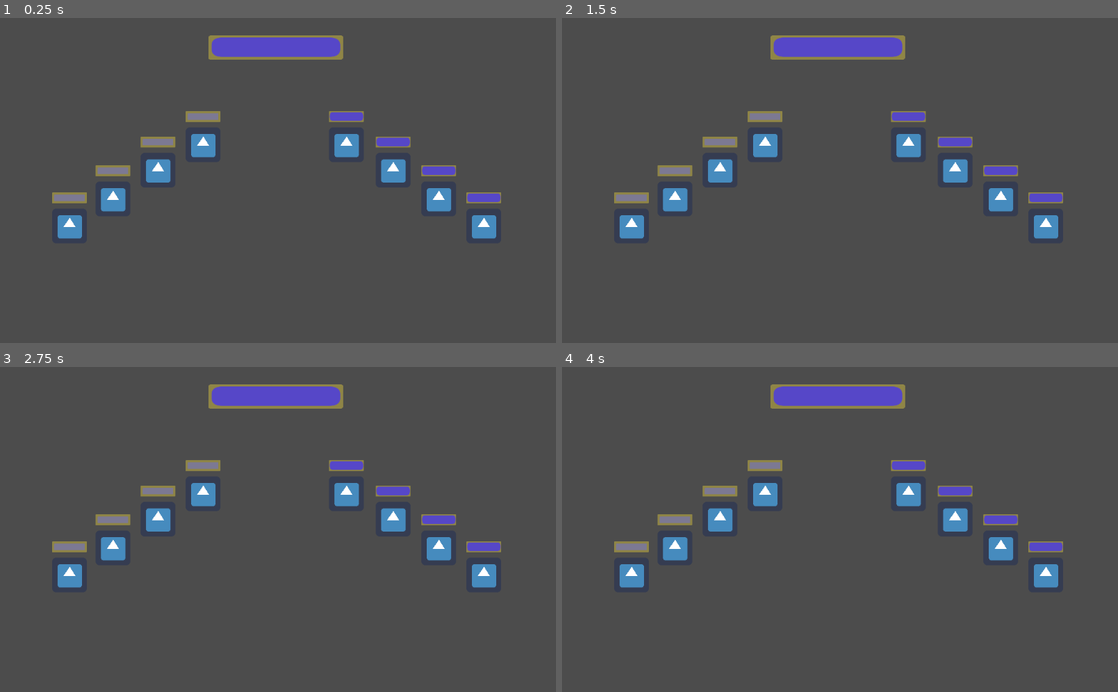
Above: before the commit, frames 1-4 (two rows, left to right).
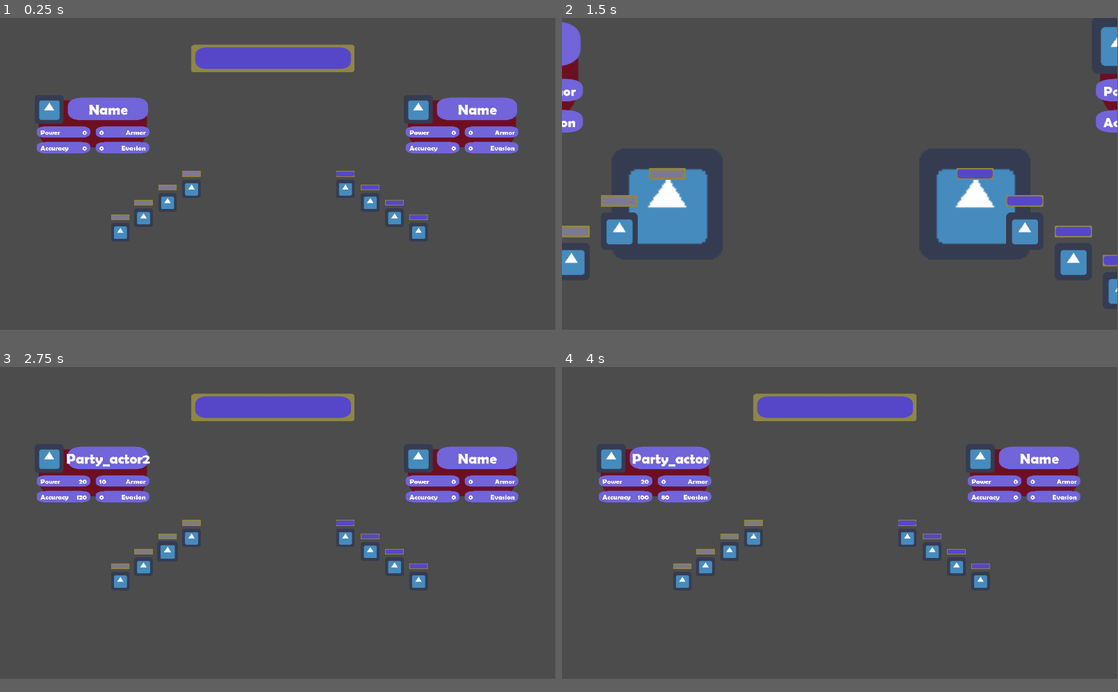
Above: after the commit, the same moments.

Repository: Dragojent/GoGodotJamProj
Game: Godot game, scene res://Scenes/Battle.tscn
Same seed, same stepped clock (60 frames per second), same inputs: the game is played once before the commit and once after it. The engine's default icon, where the game draws it, is replaced by a stand-in: a white triangle on a blue panel in a dark square.
Inputs (mouse positions are in pixels of both pictures, inside the frame that each line leads up to):
- Up to frame 1 (0.25 s): no input
- Up to frame 2 (1.5 s): tap Enter at 0.5 s; move the mouse to (767, 144) at 0.52 s; hold Space (end_turn) 0.53-1.28 s; click (767, 144) at 0.67 s; move the mouse to (717, 170) at 1.27 s; tap Space (end_turn) at 1.35 s; click (717, 170) at 1.42 s
- Up to frame 3 (2.75 s): tap Enter at 2 s; move the mouse to (66, 575) at 2.02 s; hold Space (end_turn) from 2.03 s (still down); click (66, 575) at 2.17 s
- Up to frame 4 (4 s): move the mouse to (673, 549) at 2.77 s; release Space (end_turn) at 2.78 s; tap Space (end_turn) at 2.85 s; click (673, 549) at 2.92 s; tap Enter at 3.5 s; move the mouse to (956, 519) at 3.52 s; hold Space (end_turn) from 3.53 s (still down); click (956, 519) at 3.67 s
In our replay, the window is 800x468 before the commit and 799x449 after it. These sizes can differ from the game's own. Grey fills any space a smaller window leaves; there, only what the larger window draws over its background counts as a difference.

The runs differ from the first frame. In frame 1, 14% of the frame differs, in the area x 6-94%, y 5-68%; in frame 2, 14%; in frame 3, 14%; in frame 4, 14%.

Commit message:
something idc

Diff:
--- a/Scenes/Actor.tscn
+++ b/Scenes/Actor.tscn
@@ -15,7 +15,7 @@
 accuracy = 0
 
 [sub_resource type="RectangleShape2D" id=2]
-extents = Vector2( 48, 48 )
+extents = Vector2( 40, 40 )
 
 [node name="Actor" type="Node2D"]
 script = ExtResource( 6 )
--- /dev/null
+++ b/Scenes/Actor_info.tscn
@@ -0,0 +1,265 @@
+[gd_scene load_steps=8 format=2]
+
+[ext_resource path="res://Assets/MP_bg.png" type="Texture" id=1]
+[ext_resource path="res://icon.png" type="Texture" id=2]
+[ext_resource path="res://Assets/BRLNSDB.TTF" type="DynamicFontData" id=3]
+[ext_resource path="res://Scripts/Actor_info.gd" type="Script" id=4]
+
+[sub_resource type="DynamicFont" id=1]
+size = 24
+font_data = ExtResource( 3 )
+
+[sub_resource type="Theme" id=2]
+default_font = SubResource( 1 )
+
+[sub_resource type="DynamicFont" id=3]
+size = 50
+font_data = ExtResource( 3 )
+
+[node name="Actor_info" type="MarginContainer"]
+anchor_right = 1.0
+anchor_bottom = 1.0
+margin_right = -620.0
+margin_bottom = -392.0
+rect_min_size = Vector2( 300, 200 )
+theme = SubResource( 2 )
+script = ExtResource( 4 )
+__meta__ = {
+"_edit_use_anchors_": false
+}
+
+[node name="NinePatchRect" type="NinePatchRect" parent="."]
+modulate = Color( 0.952941, 0.156863, 0.156863, 1 )
+margin_right = 404.0
+margin_bottom = 208.0
+texture = ExtResource( 1 )
+
+[node name="Rows" type="VBoxContainer" parent="."]
+margin_right = 404.0
+margin_bottom = 208.0
+
+[node name="HBoxContainer" type="HBoxContainer" parent="Rows"]
+margin_right = 404.0
+margin_bottom = 100.0
+rect_min_size = Vector2( 200, 100 )
+
+[node name="Icon" type="MarginContainer" parent="Rows/HBoxContainer"]
+margin_right = 100.0
+margin_bottom = 100.0
+rect_min_size = Vector2( 100, 100 )
+
+[node name="NinePatchRect" type="NinePatchRect" parent="Rows/HBoxContainer/Icon"]
+margin_right = 100.0
+margin_bottom = 100.0
+texture = ExtResource( 2 )
+
+[node name="Name" type="MarginContainer" parent="Rows/HBoxContainer"]
+margin_left = 104.0
+margin_right = 404.0
+margin_bottom = 100.0
+rect_min_size = Vector2( 300, 100 )
+
+[node name="NinePatchRect" type="NinePatchRect" parent="Rows/HBoxContainer/Name"]
+margin_right = 300.0
+margin_bottom = 100.0
+rect_min_size = Vector2( 100, 50 )
+texture = ExtResource( 1 )
+
+[node name="Label" type="Label" parent="Rows/HBoxContainer/Name/NinePatchRect"]
+anchor_left = 0.5
+anchor_top = 0.5
+anchor_right = 0.5
+anchor_bottom = 0.5
+margin_left = -20.0
+margin_top = -7.0
+margin_right = 20.0
+margin_bottom = 7.0
+grow_horizontal = 2
+grow_vertical = 2
+custom_fonts/font = SubResource( 3 )
+text = "Name"
+__meta__ = {
+"_edit_use_anchors_": false
+}
+
+[node name="PA" type="HBoxContainer" parent="Rows"]
+margin_top = 104.0
+margin_right = 404.0
+margin_bottom = 154.0
+rect_min_size = Vector2( 0, 50 )
+
+[node name="Power" type="MarginContainer" parent="Rows/PA"]
+margin_right = 200.0
+margin_bottom = 50.0
+rect_min_size = Vector2( 200, 0 )
+
+[node name="NinePatchRect" type="NinePatchRect" parent="Rows/PA/Power"]
+margin_right = 200.0
+margin_bottom = 50.0
+texture = ExtResource( 1 )
+
+[node name="Value" type="Label" parent="Rows/PA/Power/NinePatchRect"]
+anchor_left = 1.0
+anchor_top = 0.5
+anchor_right = 1.0
+anchor_bottom = 0.5
+margin_left = -40.0
+margin_top = -7.0
+margin_right = -20.0
+margin_bottom = 7.0
+grow_horizontal = 0
+grow_vertical = 2
+text = "0"
+align = 2
+valign = 1
+__meta__ = {
+"_edit_use_anchors_": false
+}
+
+[node name="Name" type="Label" parent="Rows/PA/Power/NinePatchRect"]
+anchor_top = 0.5
+anchor_bottom = 0.5
+margin_left = 20.0
+margin_top = -7.0
+margin_right = 40.0
+margin_bottom = 7.0
+grow_vertical = 2
+text = "Power"
+valign = 1
+__meta__ = {
+"_edit_use_anchors_": false
+}
+
+[node name="Armor" type="MarginContainer" parent="Rows/PA"]
+margin_left = 204.0
+margin_right = 404.0
+margin_bottom = 50.0
+rect_min_size = Vector2( 200, 0 )
+
+[node name="NinePatchRect" type="NinePatchRect" parent="Rows/PA/Armor"]
+margin_right = 200.0
+margin_bottom = 50.0
+texture = ExtResource( 1 )
+
+[node name="Value" type="Label" parent="Rows/PA/Armor/NinePatchRect"]
+anchor_top = 0.5
+anchor_bottom = 0.5
+margin_left = 20.0
+margin_top = -7.0
+margin_right = 40.0
+margin_bottom = 7.0
+grow_vertical = 2
+text = "0"
+valign = 1
+__meta__ = {
+"_edit_use_anchors_": false
+}
+
+[node name="Name" type="Label" parent="Rows/PA/Armor/NinePatchRect"]
+anchor_left = 1.0
+anchor_top = 0.5
+anchor_right = 1.0
+anchor_bottom = 0.5
+margin_left = -40.0
+margin_top = -7.0
+margin_right = -20.0
+margin_bottom = 7.0
+grow_horizontal = 0
+grow_vertical = 2
+text = "Armor"
+align = 2
+valign = 1
+__meta__ = {
+"_edit_use_anchors_": false
+}
+
+[node name="AE" type="HBoxContainer" parent="Rows"]
+margin_top = 158.0
+margin_right = 404.0
+margin_bottom = 208.0
+rect_min_size = Vector2( 0, 50 )
+
+[node name="Accuracy" type="MarginContainer" parent="Rows/AE"]
+margin_right = 200.0
+margin_bottom = 50.0
+rect_min_size = Vector2( 200, 0 )
+
+[node name="NinePatchRect" type="NinePatchRect" parent="Rows/AE/Accuracy"]
+margin_right = 200.0
+margin_bottom = 50.0
+texture = ExtResource( 1 )
+
+[node name="Value" type="Label" parent="Rows/AE/Accuracy/NinePatchRect"]
+anchor_left = 1.0
+anchor_top = 0.5
+anchor_right = 1.0
+anchor_bottom = 0.5
+margin_left = -40.0
+margin_top = -7.0
+margin_right = -20.0
+margin_bottom = 7.0
+grow_horizontal = 0
+grow_vertical = 2
+text = "0"
+align = 2
+valign = 1
+__meta__ = {
+"_edit_use_anchors_": false
+}
+
+[node name="Name" type="Label" parent="Rows/AE/Accuracy/NinePatchRect"]
+anchor_top = 0.5
+anchor_bottom = 0.5
+margin_left = 20.0
+margin_top = -7.0
+margin_right = 40.0
+margin_bottom = 7.0
+grow_vertical = 2
+text = "Accuracy"
+valign = 1
+__meta__ = {
+"_edit_use_anchors_": false
+}
+
+[node name="Evasion" type="MarginContainer" parent="Rows/AE"]
+margin_left = 204.0
+margin_right = 404.0
+margin_bottom = 50.0
+rect_min_size = Vector2( 200, 0 )
+
+[node name="NinePatchRect" type="NinePatchRect" parent="Rows/AE/Evasion"]
+margin_right = 200.0
+margin_bottom = 50.0
+texture = ExtResource( 1 )
+
+[node name="Value" type="Label" parent="Rows/AE/Evasion/NinePatchRect"]
+anchor_top = 0.5
+anchor_bottom = 0.5
+margin_left = 20.0
+margin_top = -7.0
+margin_right = 40.0
+margin_bottom = 7.0
+grow_vertical = 2
+text = "0"
+valign = 1
+__meta__ = {
+"_edit_use_anchors_": false
+}
+
+[node name="Name" type="Label" parent="Rows/AE/Evasion/NinePatchRect"]
+anchor_left = 1.0
+anchor_top = 0.5
+anchor_right = 1.0
+anchor_bottom = 0.5
+margin_left = -40.0
+margin_top = -7.0
+margin_right = -20.0
+margin_bottom = 7.0
+grow_horizontal = 0
+grow_vertical = 2
+text = "Evasion"
+align = 2
+valign = 1
+__meta__ = {
+"_edit_use_anchors_": false
+}
--- a/Scenes/Battle.tscn
+++ b/Scenes/Battle.tscn
@@ -10,6 +10,7 @@
 [ext_resource path="res://Scripts/Enemy_AI.gd" type="Script" id=8]
 [ext_resource path="res://Scenes/Enemy_stats.tscn" type="PackedScene" id=9]
 [ext_resource path="res://Scripts/Stats.gd" type="Script" id=10]
+[ext_resource path="res://Scenes/Actor_info.tscn" type="PackedScene" id=11]
 
 [sub_resource type="Resource" id=2]
 script = ExtResource( 10 )
@@ -86,21 +87,21 @@
 [node name="GUI" type="MarginContainer" parent="."]
 margin_left = 20.0
 margin_top = 20.0
-margin_right = 1000.0
-margin_bottom = 580.0
+margin_right = 1909.0
+margin_bottom = 1079.0
 mouse_filter = 2
 __meta__ = {
 "_edit_use_anchors_": false
 }
 
 [node name="HBoxContainer" type="HBoxContainer" parent="GUI"]
-margin_right = 980.0
-margin_bottom = 560.0
+margin_right = 1889.0
+margin_bottom = 1059.0
 mouse_filter = 2
 
 [node name="VBoxContainer" type="VBoxContainer" parent="GUI/HBoxContainer"]
 margin_right = 64.0
-margin_bottom = 560.0
+margin_bottom = 1059.0
 mouse_filter = 2
 
 [node name="Mana" type="MarginContainer" parent="GUI/HBoxContainer/VBoxContainer"]
@@ -119,10 +120,10 @@
 [node name="Amount" type="TextureProgress" parent="GUI/HBoxContainer/VBoxContainer/Mana/Background"]
 anchor_left = 0.5
 anchor_right = 0.5
-margin_left = 332.0
-margin_top = 12.0
-margin_right = 580.0
-margin_bottom = 57.0
+margin_left = 610.0
+margin_top = 73.0
+margin_right = 1174.0
+margin_bottom = 168.0
 mouse_filter = 2
 size_flags_horizontal = 15
 size_flags_vertical = 15
@@ -134,37 +135,63 @@
 }
 
 [node name="Action_list_container" type="NinePatchRect" parent="GUI"]
-margin_right = 980.0
-margin_bottom = 560.0
+margin_right = 1889.0
+margin_bottom = 1059.0
 
 [node name="Action_list" parent="GUI/Action_list_container" instance=ExtResource( 3 )]
 anchor_right = 0.0
 anchor_bottom = 0.0
+margin_left = 444.0
+margin_top = 811.0
+margin_right = 1376.0
+margin_bottom = 957.0
+
+[node name="Actor_info_container" type="NinePatchRect" parent="GUI"]
+margin_right = 1889.0
+margin_bottom = 1059.0
+
+[node name="Party_actor_info" parent="GUI/Actor_info_container" instance=ExtResource( 11 )]
+anchor_right = 0.0
+anchor_bottom = 0.0
 margin_left = 100.0
-margin_top = 440.0
-margin_right = 900.0
-margin_bottom = 540.0
+margin_top = 247.0
+margin_right = 504.0
+margin_bottom = 455.0
+
+[node name="Enemy_actor_info" parent="GUI/Actor_info_container" instance=ExtResource( 11 )]
+anchor_right = 0.0
+anchor_bottom = 0.0
+margin_left = 1376.0
+margin_top = 247.0
+margin_right = 1780.0
+margin_bottom = 455.0
 
 [node name="Actors" type="YSort" parent="."]
 
+[node name="Party_combat_position" type="Node2D" parent="Actors"]
+position = Vector2( 826, 560 )
+
+[node name="Enemy_combat_position" type="Node2D" parent="Actors"]
+position = Vector2( 1029, 560 )
+
 [node name="Party" type="YSort" parent="Actors"]
 
 [node name="Party_actor" parent="Actors/Party" instance=ExtResource( 1 )]
-position = Vector2( 342, 202 )
+position = Vector2( 630, 560 )
 stats = SubResource( 2 )
 actions = [ ExtResource( 6 ), ExtResource( 7 ) ]
 
 [node name="Party_actor2" parent="Actors/Party" instance=ExtResource( 1 )]
-position = Vector2( 259, 249 )
+position = Vector2( 547, 607 )
 stats = SubResource( 3 )
 actions = [ ExtResource( 6 ) ]
 
 [node name="Party_actor3" parent="Actors/Party" instance=ExtResource( 1 )]
-position = Vector2( 96, 352 )
+position = Vector2( 384, 710 )
 stats = SubResource( 4 )
 
 [node name="Party_actor4" parent="Actors/Party" instance=ExtResource( 1 )]
-position = Vector2( 176, 302 )
+position = Vector2( 464, 660 )
 stats = SubResource( 5 )
 actions = [ ExtResource( 7 ) ]
 
@@ -175,7 +202,7 @@
 [node name="Enemies" type="YSort" parent="Actors"]
 
 [node name="Actor" parent="Actors/Enemies" instance=ExtResource( 1 )]
-position = Vector2( 692, 249 )
+position = Vector2( 1248, 607 )
 stats = SubResource( 6 )
 team = 1
 actions = [ ExtResource( 6 ) ]
@@ -183,7 +210,7 @@
 [node name="Enemy_stats" parent="Actors/Enemies/Actor" instance=ExtResource( 9 )]
 
 [node name="Actor2" parent="Actors/Enemies" instance=ExtResource( 1 )]
-position = Vector2( 776, 302 )
+position = Vector2( 1332, 660 )
 stats = SubResource( 7 )
 team = 1
 actions = [ ExtResource( 6 ) ]
@@ -191,7 +218,7 @@
 [node name="Enemy_stats" parent="Actors/Enemies/Actor2" instance=ExtResource( 9 )]
 
 [node name="Actor3" parent="Actors/Enemies" instance=ExtResource( 1 )]
-position = Vector2( 859, 352 )
+position = Vector2( 1415, 710 )
 stats = SubResource( 8 )
 team = 1
 actions = [ ExtResource( 6 ) ]
@@ -199,9 +226,15 @@
 [node name="Enemy_stats" parent="Actors/Enemies/Actor3" instance=ExtResource( 9 )]
 
 [node name="Actor4" parent="Actors/Enemies" instance=ExtResource( 1 )]
-position = Vector2( 606, 202 )
+position = Vector2( 1162, 560 )
 stats = SubResource( 9 )
 team = 1
 actions = [ ExtResource( 6 ) ]
 
 [node name="Enemy_stats" parent="Actors/Enemies/Actor4" instance=ExtResource( 9 )]
+
+[node name="Camera2D" type="Camera2D" parent="."]
+offset = Vector2( 960, 540 )
+current = true
+
+[node name="Tween" type="Tween" parent="Camera2D"]
--- a/Scripts/Actor.gd
+++ b/Scripts/Actor.gd
@@ -26,11 +26,22 @@
 signal try_toggle(actor, active)
 signal left_click(actor)
 signal lost_mana(actor, amount)
+signal hovered(actor, entered)
 
 func _ready():
 	$Click_area.connect("input_event", self, "_on_Click_area_input")
+	$Click_area.connect("mouse_entered", self, "_on_Click_area_mouse_entered")
+	$Click_area.connect("mouse_exited", self, "_on_Click_area_mouse_exited")
 
 	$Sprite.rect_pivot_offset = $Sprite.rect_size / 2
+
+func _on_Click_area_mouse_entered():
+	$Sprite.rect_scale = Vector2(1.1, 1.1)
+	emit_signal("hovered", self, true)
+
+func _on_Click_area_mouse_exited():
+	$Sprite.rect_scale = Vector2(1.0, 1.0)
+	emit_signal("hovered", self, false)
 
 # areas shouldn't overlap
 func _on_Click_area_input(_viewport, event, _shape_index):
--- /dev/null
+++ b/Scripts/Actor_info.gd
@@ -0,0 +1,9 @@
+extends MarginContainer
+
+func display_actor_info(actor : Actor):
+	$Rows/HBoxContainer/Name/NinePatchRect/Label.text = actor.name
+	$Rows/PA/Power/NinePatchRect/Value.text = str(actor.stats.power)
+	$Rows/PA/Armor/NinePatchRect/Value.text = str(actor.stats.armor)
+	$Rows/AE/Accuracy/NinePatchRect/Value.text = str(actor.stats.accuracy)
+	$Rows/AE/Evasion/NinePatchRect/Value.text = str(actor.stats.evasion)
+	show()
--- a/Scripts/Battle.gd
+++ b/Scripts/Battle.gd
@@ -13,6 +13,8 @@
 onready var enemy_ai = $Actors/Enemy_AI
 onready var action_list = $GUI/Action_list_container/Action_list
 onready var mana_pool = $GUI/HBoxContainer/VBoxContainer/Mana/Background/Amount
+onready var actor_info = $GUI/Actor_info_container
+onready var camera = $Camera2D
 
 export(int) var max_mana := 100
 var mana : int
@@ -24,7 +26,6 @@
 var targeting := false
 var active : Array
 
-
 func _ready():
 	randomize()
 	set_mana(max_mana)
@@ -34,12 +35,34 @@
 		actor.connect("try_toggle", self, "_on_Actor_try_toggle")
 		actor.connect("left_click", self, "_on_Actor_left_click")
 		actor.connect("lost_mana", self, "_on_Actor_lost_mana")
+		actor.connect("hovered", self, "_on_Actor_hovered")
 	for actor in enemy_actors:
 		actor.connect("left_click", self, "_on_Actor_left_click")
 		actor.connect("lost_mana", self, "_on_Actor_lost_mana")
+		actor.connect("hovered", self, "_on_Actor_hovered")
+
+func animate_combat(party_actor : Actor, enemy_actor : Actor):
+	# make this an animation
+	camera.get_node("Tween").interpolate_property(camera, "zoom", null, Vector2(0.5, 0.5), 0.05)
+	camera.get_node("Tween").start()
+
+	party_actor.get_node("Sprite").rect_scale = Vector2.ONE * 3
+	enemy_actor.get_node("Sprite").rect_scale = Vector2.ONE * 3
+
+	party_actor.get_node("Tween").interpolate_property(party_actor, "position", null, $Actors/Party_combat_position.position, 0.1)
+	enemy_actor.get_node("Tween").interpolate_property(enemy_actor, "position", null, $Actors/Enemy_combat_position.position, 0.1)
+
+	yield(get_tree().create_timer(1), "timeout")
+
+	party_actor.get_node("Sprite").rect_scale = Vector2.ONE
+	enemy_actor.get_node("Sprite").rect_scale = Vector2.ONE
+
+	camera.get_node("Tween").interpolate_property(camera, "zoom", null, Vector2(1, 1), 0.1)
+	camera.get_node("Tween").start()
 
 func end_turn():
 	current_turn = wrapi(current_turn + 1, 0, 2)
+	animate_combat(party_actors[0], enemy_actors[3])
 
 	reset_selections()
 
@@ -129,6 +152,13 @@
 		actor.deactivate()
 		active.erase(actor)
 
+func _on_Actor_hovered(actor: Actor, hovered : bool):
+	if hovered:
+		if actor.team == Actor.Team.PARTY:
+			actor_info.get_node("Party_actor_info").display_actor_info(actor)
+		if actor.team == Actor.Team.ENEMY:
+			actor_info.get_node("Enemy_actor_info").display_actor_info(actor)
+
 func _on_Actor_left_click(actor: Actor):
 	if !actor.tapped and actor.active and !targeting:
 		set_selected(actor)
@@ -159,20 +189,6 @@
 		else:
 			set_target(null)
 
-# func _roll() -> int:
-#     return rng.randi_range(1, 100)
-
-# func attack_roll(attacker : Actor, action_index : int, target : Actor):
-# 	var hit_score = (attacker.stats.accuracy + attacker.actions[action_index].accuracy_bonus
-# 					- (target.stats.evasion + _roll()))
-
-# 	if hit_score <= 0:
-# 		return MISS
-# 	if hit_score > 0 and hit_score <= 100:
-# 		return HIT
-# 	if hit_score > 100:
-# 		return CRIT
-
 func selected_use_action():
 	selected.use_action(selected_action, target)
 	reset_selections()
--- a/project.godot
+++ b/project.godot
@@ -42,6 +42,11 @@
 run/main_scene="res://Scenes/Battle.tscn"
 config/icon="res://icon.png"
 
+[display]
+
+window/size/width=1920
+window/size/height=1080
+
 [input]
 
 end_turn={
Not shown: 1 places in Scenes/Battle.tscn that only renumber resources
